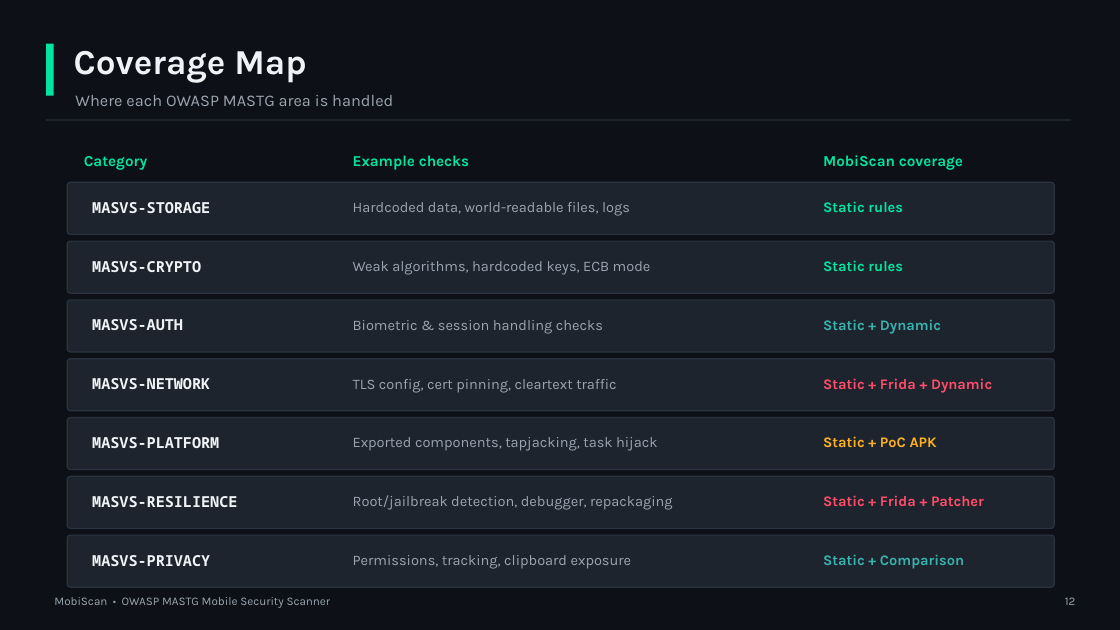
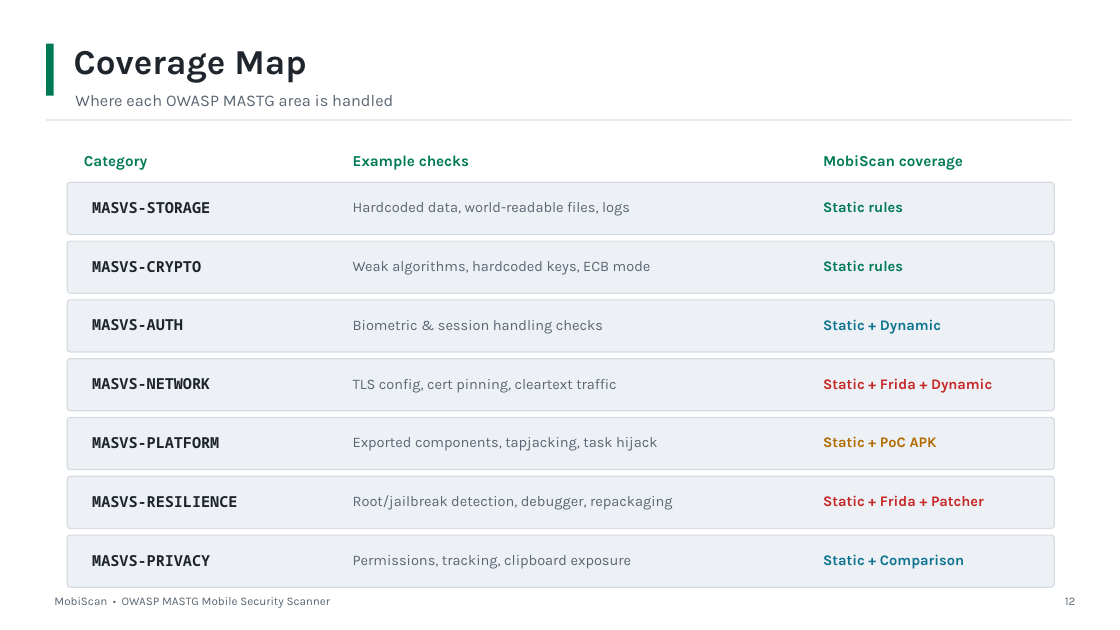
Before and after one commit to sudhanshupatel-dev/Import, a slide deck: slide 12 of MobiScan_Presentation_15min.pptx. Drawn at 1120x630 pixels with LibreOffice and Linux fonts; fonts in the diff are those of the drawing. Boxes give left, top, right and bottom in pixels: in the first picture for what was removed or moved away, otherwise in the second. Text is boxed around its words. In the diff, an @@ line names an element or a change of style, - is before the commit and + after.

```diff
--- a/MobiScan_Presentation_15min.pptx
+++ b/MobiScan_Presentation_15min.pptx
@@ rectangle removed at <box>0,0,1120,630</box> @@
@@ rectangle at <box>46,44,54,96</box>: fill #00E5A0 to #007A56 @@
@@ rectangle at <box>46,119,1071,121</box>: fill #272F3A to #DDE2E7 @@
@@ text colour #00E5A0 to #007A56 in 5 elements at <box>84,156,147,170</box>, <box>353,155,469,170</box>, <box>823,155,963,170</box>, <box>823,201,903,212</box>, <box>823,260,903,271</box> @@
@@ text "Static + Dynamic" at <box>823,319,941,334</box>: text colour #38B2AC to #0E7490 @@
@@ text "Static + Frida + Dynamic" at <box>823,378,992,393</box>: text colour #FF4D6A to #C62828 @@
@@ text "Static + PoC APK" at <box>823,436,937,448</box>: text colour #FFB020 to #B26B00 @@
@@ text "Static + Frida + Patcher" at <box>823,495,984,506</box>: text colour #FF4D6A to #C62828 @@
@@ fill #1D242E to #EDF1F5; outline #2A333F 1 pt to #D5DBE1 1 pt in 7 elements at <box>67,182,1054,234</box>, <box>67,241,1054,293</box>, <box>67,300,1054,352</box>, <box>67,359,1054,411</box>, <box>67,418,1054,470</box>, <box>67,476,1054,528</box>, <box>67,535,1054,587</box> @@
@@ text colour #F0F3F6 to #1F252D in 8 elements at <box>74,51,306,83</box>, <box>92,202,210,213</box>, <box>92,261,201,272</box>, <box>92,319,183,330</box>, <box>92,378,210,389</box>, <box>92,437,219,448</box>, <box>92,496,237,507</box>, <box>92,555,210,566</box> @@
@@ text "Static + Comparison" at <box>823,554,964,569</box>: text colour #38B2AC to #0E7490 @@
@@ text colour #9AA5B1 to #5A6673 in 10 elements at <box>75,95,393,106</box>, <box>353,202,630,216</box>, <box>353,261,651,275</box>, <box>353,320,603,334</box>, <box>353,379,616,393</box>, <box>353,437,657,451</box>, <box>353,495,673,510</box>, <box>353,555,632,569</box>, <box>54,597,331,608</box>, <box>1065,597,1076,605</box> @@
```
Also in this commit, not shown: 13 other slides changed.
